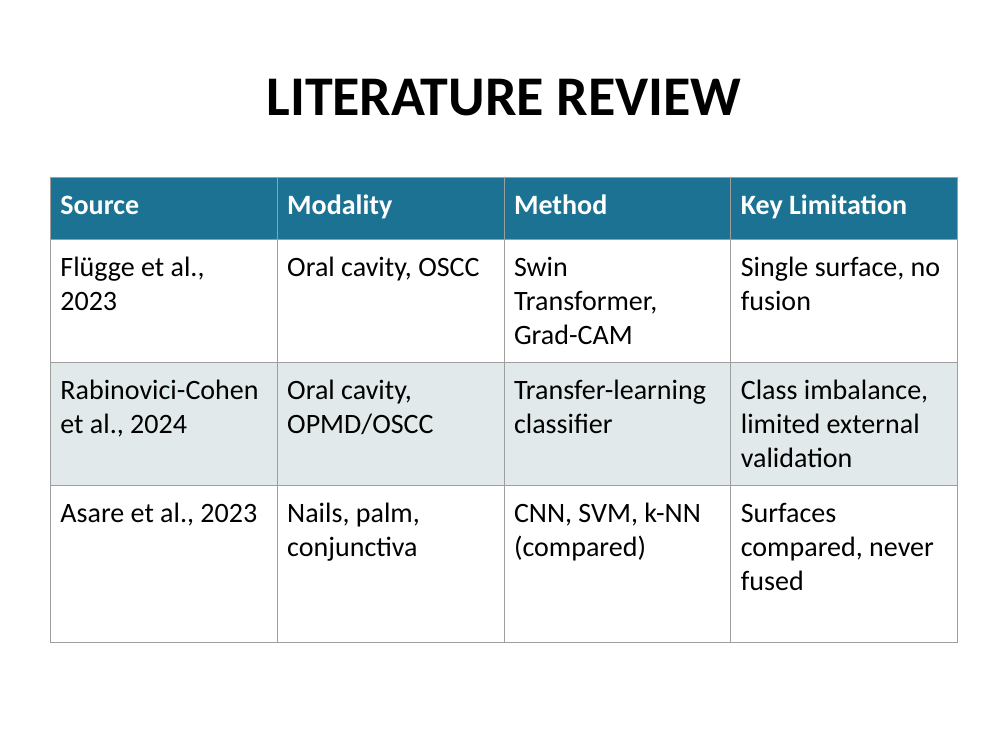
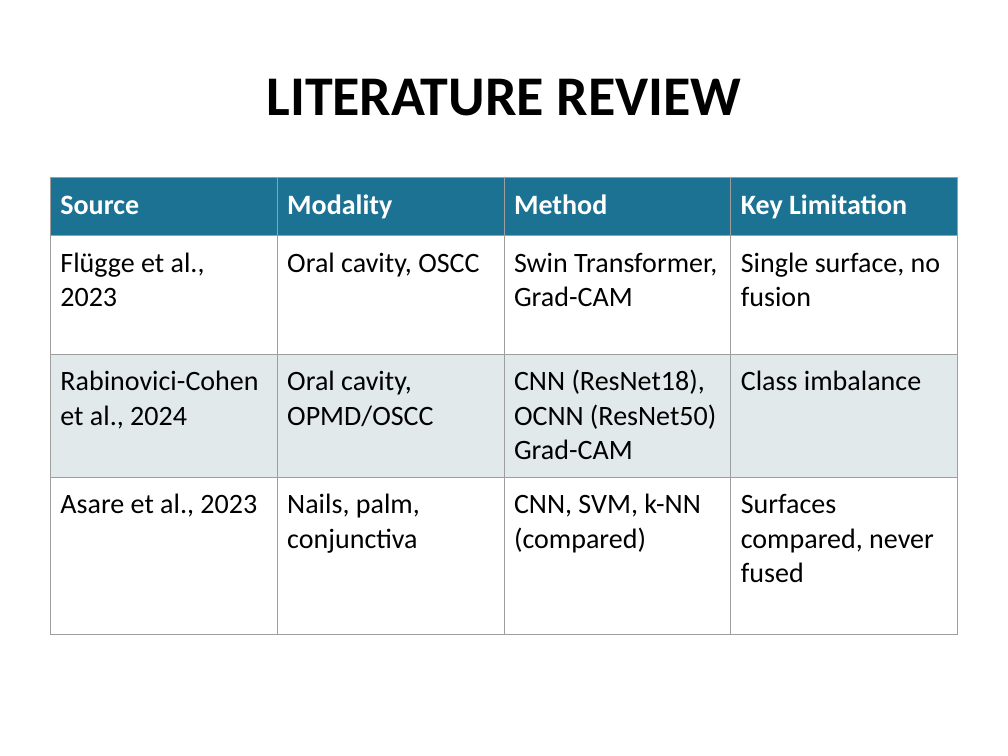
Before and after one commit to Jaffar-Kazmi/GLANCE, a slide deck: slide 8 of docs/proposal/slides.pptx (slide 7 before the commit). Drawn at 1008x756 pixels with LibreOffice and Linux fonts; fonts in the diff are those of the drawing; background and template pictures are left out. Boxes give left, top, right and bottom in pixels: in the first picture for what was removed or moved away, otherwise in the second. Text is boxed around its words. In the diff, an @@ line names an element or a change of style, - is before the commit and + after.

```diff
--- a/docs/proposal/slides.pptx
+++ b/docs/proposal/slides.pptx
@@ table at (50, 177, 958, 587) @@
-row 2, column 3: Swin / Transformer, Grad-CAM
+row 2, column 3: Swin Transformer, Grad-CAM
-row 3, column 3: Transfer-learning classifier
+row 3, column 3: CNN (ResNet18), OCNN (ResNet50) / Grad-CAM
-row 3, column 4: Class imbalance, limited external validation
+row 3, column 4: Class imbalance
```
Also in this commit, not shown: 5 other slides changed, 1 slide added.
